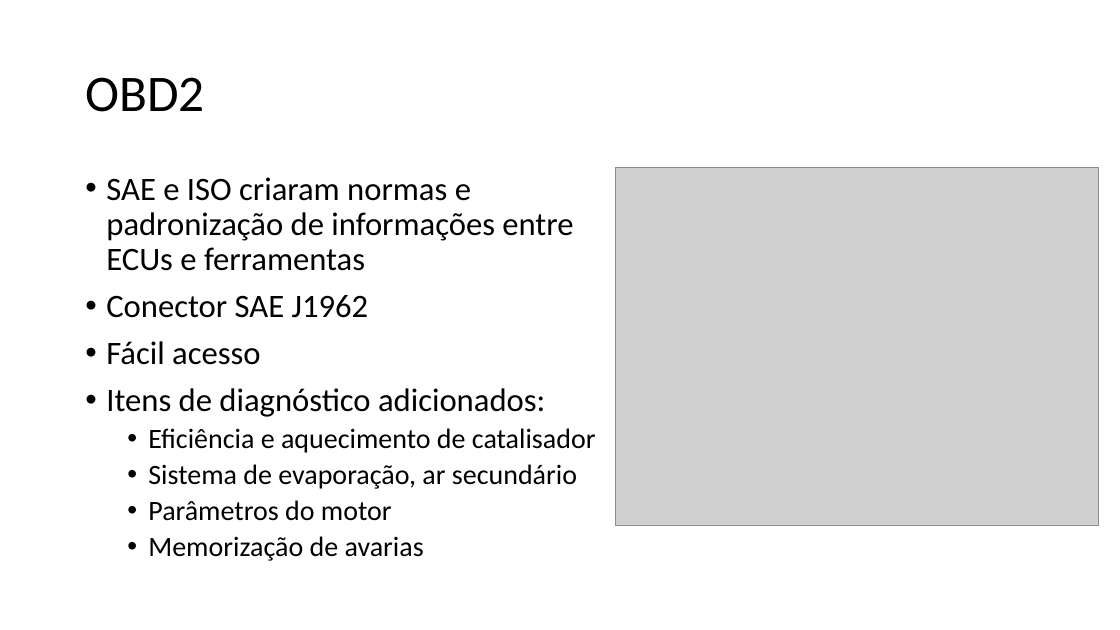
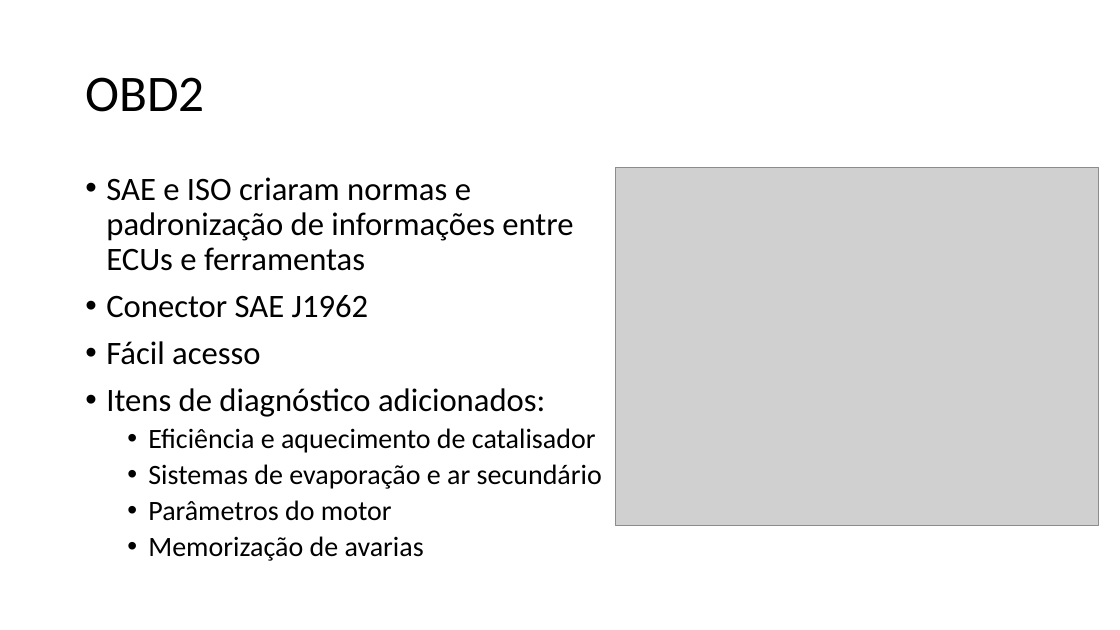
Before and after one commit to maiconn/tcc, a slide deck: slide 10 of apresentação/ApresentacaoTCC.pptx. Drawn at 1120x630 pixels with LibreOffice and Linux fonts; fonts in the diff are those of the drawing; grey boxes stand for pictures. Boxes give left, top, right and bottom in pixels: in the first picture for what was removed or moved away, otherwise in the second. Text is boxed around its words. In the diff, an @@ line names an element or a change of style, - is before the commit and + after.

```diff
--- a/apresentação/ApresentacaoTCC.pptx
+++ b/apresentação/ApresentacaoTCC.pptx
@@ text at [148,464,602,489]: text changed @@
-  • Sistema de evaporação, ar secundário
+  • Sistemas de evaporação e ar secundário
```
Also in this commit, not shown: 3 other slides changed, 2 slides added, 2 slides removed.
